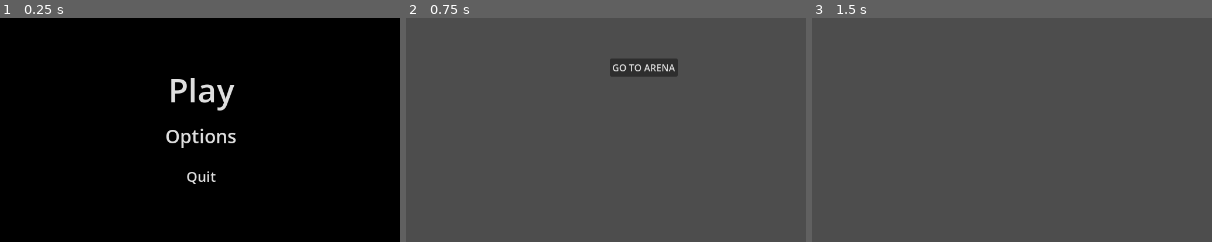
Above: before the commit, frames 1-3 (left to right).
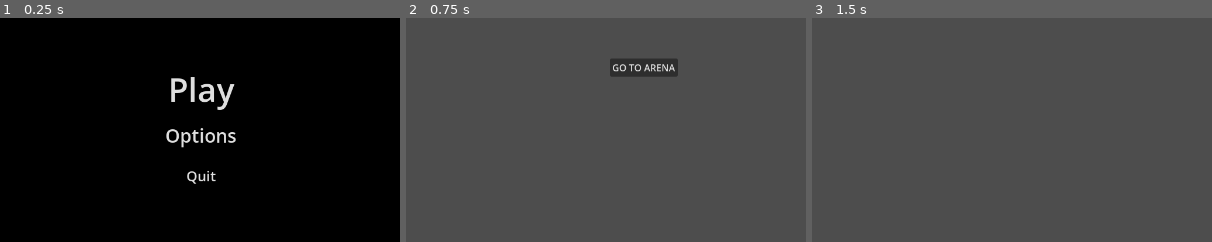
Above: after the commit, the same moments.

Repository: Pi3dra/GodotTemplate
Game: Godot game, scene res://Scenes/main.tscn
Same seed, same stepped clock (60 frames per second), same inputs: the game is played once before the commit and once after it.
Inputs:
- Up to frame 1 (0.25 s): no input
- Up to frame 2 (0.75 s): click "Play" at 0.5 s
- Up to frame 3 (1.5 s): click "GO TO ARENA" at 1.25 s
The pictures show only the part of the screen within x 25-75%, y 34-84%; the shares and areas given below are measured in that part.

The runs differ from the first frame. In frame 1, 0.7% of the frame differs, in the area x 41-59%, y 26-75%; in frame 2, nothing differs; in frame 3, nothing differs.

Commit message:
first draw of cookie ludopathy

Diff:
--- /dev/null
+++ b/Assets/Themes/ArenaTheme.tres
@@ -0,0 +1,68 @@
+[gd_resource type="Theme" load_steps=9 format=3 uid="uid://dadlocyhpxvuk"]
+
+[ext_resource type="Texture2D" uid="uid://bbmwn81f77iqu" path="res://Assets/Themes/UI assets (2x).png" id="1_gposl"]
+
+[sub_resource type="StyleBoxTexture" id="StyleBoxTexture_gposl"]
+texture = ExtResource("1_gposl")
+texture_margin_left = 18.0
+texture_margin_top = 18.0
+texture_margin_right = 18.0
+texture_margin_bottom = 18.0
+region_rect = Rect2(486, 6, 84, 84)
+
+[sub_resource type="StyleBoxEmpty" id="StyleBoxEmpty_vnygf"]
+
+[sub_resource type="StyleBoxTexture" id="StyleBoxTexture_iu3vn"]
+texture = ExtResource("1_gposl")
+texture_margin_left = 16.0
+texture_margin_top = 6.0
+texture_margin_right = 16.0
+texture_margin_bottom = 6.0
+expand_margin_left = 2.0
+expand_margin_top = 1.0
+expand_margin_right = 2.0
+expand_margin_bottom = 1.0
+region_rect = Rect2(96, 384, 96, 32)
+
+[sub_resource type="StyleBoxTexture" id="StyleBoxTexture_k558t"]
+texture = ExtResource("1_gposl")
+texture_margin_left = 14.0
+texture_margin_top = 4.0
+texture_margin_right = 14.0
+texture_margin_bottom = 6.0
+region_rect = Rect2(2, 386, 92, 30)
+
+[sub_resource type="StyleBoxTexture" id="StyleBoxTexture_vnygf"]
+texture = ExtResource("1_gposl")
+texture_margin_left = 14.0
+texture_margin_top = 4.0
+texture_margin_right = 14.0
+texture_margin_bottom = 6.0
+region_rect = Rect2(194, 386, 92, 30)
+
+[sub_resource type="StyleBoxTexture" id="StyleBoxTexture_86iin"]
+texture = ExtResource("1_gposl")
+texture_margin_left = 22.0
+texture_margin_top = 6.0
+texture_margin_right = 22.0
+texture_margin_bottom = 8.0
+region_rect = Rect2(194, 138, 92, 38)
+
+[sub_resource type="StyleBoxTexture" id="StyleBoxTexture_pvb1u"]
+texture = ExtResource("1_gposl")
+texture_margin_left = 18.0
+texture_margin_top = 18.0
+texture_margin_right = 18.0
+texture_margin_bottom = 16.0
+region_rect = Rect2(486, 6, 84, 84)
+
+[resource]
+BoxContainer/styles/normal = SubResource("StyleBoxTexture_gposl")
+Button/colors/font_hover_color = Color(0.729412, 0.72549, 0.745098, 1)
+Button/colors/font_pressed_color = Color(0.494118, 0.494118, 0.494118, 1)
+Button/styles/focus = SubResource("StyleBoxEmpty_vnygf")
+Button/styles/hover = SubResource("StyleBoxTexture_iu3vn")
+Button/styles/normal = SubResource("StyleBoxTexture_k558t")
+Button/styles/pressed = SubResource("StyleBoxTexture_vnygf")
+Label/styles/normal = SubResource("StyleBoxTexture_86iin")
+PanelContainer/styles/panel = SubResource("StyleBoxTexture_pvb1u")
--- a/Assets/Themes/ButtonTheme.tres
+++ /dev/null
@@ -1,9 +0,0 @@
-[gd_resource type="Theme" load_steps=2 format=3 uid="uid://dadlocyhpxvuk"]
-
-[sub_resource type="StyleBoxFlat" id="StyleBoxFlat_lqjpb"]
-bg_color = Color(0.6, 0.6, 0.6, 0)
-
-[resource]
-Button/colors/font_hover_color = Color(0.729412, 0.72549, 0.745098, 1)
-Button/colors/font_pressed_color = Color(0.494118, 0.494118, 0.494118, 1)
-Button/styles/focus = SubResource("StyleBoxFlat_lqjpb")
--- /dev/null
+++ b/Scenes/UI/arena_ui.gd
@@ -0,0 +1,66 @@
+extends Control
+
+var screen_size : Vector2
+var screen_middle : float
+
+@onready var flip_button: Button = $Flip
+var cookie_tscn : PackedScene = load("res://Scenes/UI/cookie.tscn")
+
+var cookie_instances : Array
+var selected_cookie
+
+# Called when the node enters the scene tree for the first time.
+func _ready() -> void:
+	screen_size = get_viewport().get_visible_rect().size
+	screen_middle = screen_size.x/2
+	pass # Replace with function body.
+
+func _draw() -> void:
+	var to = Vector2(screen_middle, 0)
+	var from = Vector2(screen_middle, screen_size.y)
+	draw_line(from, to, Color.WHITE,10 )
+
+# Called every frame. 'delta' is the elapsed time since the previous frame.
+func _process(_delta: float) -> void:
+	pass
+
+func _input(event: InputEvent) -> void:
+	if event is InputEventMouseButton:
+		if event.button_index == MOUSE_BUTTON_LEFT and event.pressed and selected_cookie != null:
+			selected_cookie.following = false
+			selected_cookie = null
+
+func _on_cookie_holder_instantiate_cookie(cookie: Variant) -> void:
+	var cookie_instance = cookie_tscn.instantiate()
+	cookie_instances.append(cookie_instance)
+	selected_cookie = cookie_instance
+	add_child(cookie_instance)
+
+func _on_button_pressed() -> void:
+	if flip_button.text == "Flip":
+		if cookie_instances.size() < 1:
+			return
+		flip_button.text = "Accept"
+		var correct_guesses : Array
+		var incorrect_guesses : Array
+		for cookie in cookie_instances:
+			var result = cookie.flip_coin(50)
+			# Left -> HEAD
+			if cookie.position.x < screen_middle:
+				if result == "HEAD":
+					correct_guesses.append(cookie)
+				else:
+					incorrect_guesses.append(cookie)
+			elif cookie.position.x > screen_middle:
+				if result == "TAIL":
+					correct_guesses.append(cookie)
+				else:
+					incorrect_guesses.append(cookie)
+		for cookie in incorrect_guesses:
+			cookie.make_red()
+
+	elif flip_button.text == "Accept":
+		for cookie in cookie_instances:
+			cookie.queue_free()
+		cookie_instances.clear()
+		flip_button.text = "Flip"
--- /dev/null
+++ b/Scenes/UI/arena_ui.tscn
@@ -0,0 +1,97 @@
+[gd_scene load_steps=6 format=3 uid="uid://dpnhc72tu6qee"]
+
+[ext_resource type="Script" uid="uid://ci1pj1mqdc2i5" path="res://Scenes/UI/arena_ui.gd" id="1_0jrm8"]
+[ext_resource type="Script" uid="uid://b2yp7yuei5lgc" path="res://Scenes/UI/cookie_holder.gd" id="2_y73w7"]
+[ext_resource type="Theme" uid="uid://dadlocyhpxvuk" path="res://Assets/Themes/ArenaTheme.tres" id="3_enddi"]
+[ext_resource type="Texture2D" uid="uid://cgds718bsy6sc" path="res://Assets/Sprites/Head.png" id="4_a7d03"]
+[ext_resource type="Texture2D" uid="uid://cqnbcwq2lqtos" path="res://Assets/Sprites/Tail.png" id="5_q6rnn"]
+
+[node name="ArenaUi" type="Control"]
+layout_mode = 3
+anchors_preset = 15
+anchor_right = 1.0
+anchor_bottom = 1.0
+grow_horizontal = 2
+grow_vertical = 2
+script = ExtResource("1_0jrm8")
+
+[node name="PanelContainer" type="PanelContainer" parent="."]
+layout_mode = 1
+anchors_preset = 5
+anchor_left = 0.5
+anchor_right = 0.5
+offset_left = -204.438
+offset_right = 204.438
+offset_bottom = 64.0
+grow_horizontal = 2
+theme = ExtResource("3_enddi")
+
+[node name="CookieHolder" type="BoxContainer" parent="PanelContainer"]
+layout_mode = 2
+theme = ExtResource("3_enddi")
+alignment = 1
+script = ExtResource("2_y73w7")
+
+[node name="Flip" type="Button" parent="."]
+layout_mode = 1
+anchors_preset = 7
+anchor_left = 0.5
+anchor_top = 1.0
+anchor_right = 0.5
+anchor_bottom = 1.0
+offset_left = -63.0
+offset_top = -53.0
+offset_right = 65.0
+grow_horizontal = 2
+grow_vertical = 0
+theme = ExtResource("3_enddi")
+text = "Flip"
+
+[node name="HBoxContainer" type="HBoxContainer" parent="."]
+layout_mode = 1
+anchors_preset = -1
+anchor_left = 0.203
+anchor_top = 0.107
+anchor_right = 0.297
+anchor_bottom = 0.159
+offset_left = -0.298004
+offset_top = -0.17601
+offset_right = 0.297974
+offset_bottom = -0.112007
+
+[node name="Heads" type="Label" parent="HBoxContainer"]
+layout_mode = 2
+theme = ExtResource("3_enddi")
+text = "Heads"
+horizontal_alignment = 1
+vertical_alignment = 1
+
+[node name="TextureRect" type="TextureRect" parent="HBoxContainer"]
+layout_mode = 2
+texture = ExtResource("4_a7d03")
+
+[node name="HBoxContainer2" type="HBoxContainer" parent="."]
+layout_mode = 2
+anchor_left = 0.703
+anchor_top = 0.107
+anchor_right = 0.798
+anchor_bottom = 0.159
+offset_left = 0.201965
+offset_top = -0.17601
+offset_right = -0.567993
+offset_bottom = -0.112007
+
+[node name="Tails" type="Label" parent="HBoxContainer2"]
+layout_mode = 2
+size_flags_horizontal = 3
+theme = ExtResource("3_enddi")
+text = "Tails"
+horizontal_alignment = 1
+vertical_alignment = 1
+
+[node name="TextureRect" type="TextureRect" parent="HBoxContainer2"]
+layout_mode = 2
+texture = ExtResource("5_q6rnn")
+
+[connection signal="instantiate_cookie" from="PanelContainer/CookieHolder" to="." method="_on_cookie_holder_instantiate_cookie"]
+[connection signal="pressed" from="Flip" to="." method="_on_button_pressed"]
--- /dev/null
+++ b/Scenes/UI/cookie.tscn
@@ -0,0 +1,23 @@
+[gd_scene load_steps=3 format=3 uid="uid://b5dekwm16iqx0"]
+
+[ext_resource type="Script" uid="uid://dqknjoplpupkk" path="res://Scripts/UI/following_cookie.gd" id="1_nelwp"]
+[ext_resource type="Texture2D" uid="uid://cgds718bsy6sc" path="res://Assets/Sprites/Head.png" id="2_86uf8"]
+
+[node name="Cookie" type="Control"]
+layout_mode = 3
+anchor_right = 0.023
+anchor_bottom = 0.042
+offset_right = 0.581997
+offset_bottom = -0.256004
+script = ExtResource("1_nelwp")
+
+[node name="shadow" type="TextureRect" parent="."]
+layout_mode = 0
+offset_right = 40.0
+offset_bottom = 40.0
+
+[node name="cookie_texture" type="TextureRect" parent="."]
+layout_mode = 0
+offset_right = 40.0
+offset_bottom = 40.0
+texture = ExtResource("2_86uf8")
--- /dev/null
+++ b/Scenes/UI/cookie_holder.gd
@@ -0,0 +1,27 @@
+extends BoxContainer
+
+# TODO make the parent do this
+func _ready():
+	for i in range(5):
+		var btn = Button.new()
+		#btn.text = "c"
+		btn.expand_icon = false
+		#btn.rect_min_size = Vector2(32, 32)
+
+		# Create a StyleBoxTexture and assign the image
+		var style = StyleBoxTexture.new()
+		btn.icon = load("res://Assets/Sprites/Head.png")
+
+
+		# Apply StyleBox to normal, pressed, and hover states
+		btn.add_theme_stylebox_override("normal", style)
+		btn.add_theme_stylebox_override("pressed", style)
+		btn.add_theme_stylebox_override("hover", style)
+		add_child(btn)  # the BoxContainer will place it automatically
+		btn.pressed.connect(_on_button_pressed.bind(btn))
+
+func _on_button_pressed(btn):
+	btn.queue_free()
+	emit_signal("instantiate_cookie", btn.text)
+
+signal instantiate_cookie(cookie)
--- a/Scenes/UI/menu.tscn
+++ b/Scenes/UI/menu.tscn
@@ -1,6 +1,6 @@
 [gd_scene load_steps=3 format=3 uid="uid://tcsmvgvcigkk"]
 
-[ext_resource type="Theme" uid="uid://dadlocyhpxvuk" path="res://Assets/Themes/ButtonTheme.tres" id="1_nhmg3"]
+[ext_resource type="Theme" uid="uid://dadlocyhpxvuk" path="res://Assets/Themes/ArenaTheme.tres" id="1_nhmg3"]
 [ext_resource type="Script" uid="uid://c45x8bahnhe8d" path="res://Scripts/UI/menu/menu.gd" id="1_uk6bn"]
 
 [node name="Menu" type="Control" node_paths=PackedStringArray("play", "options", "quit")]
--- a/Scenes/UI/option.tscn
+++ b/Scenes/UI/option.tscn
@@ -1,7 +1,7 @@
 [gd_scene load_steps=6 format=3 uid="uid://s0d8plmcaf7v"]
 
 [ext_resource type="Script" uid="uid://bw7fg3fcujly4" path="res://Scripts/UI/option.gd" id="1_yadgh"]
-[ext_resource type="Theme" uid="uid://dadlocyhpxvuk" path="res://Assets/Themes/ButtonTheme.tres" id="2_gg3nq"]
+[ext_resource type="Theme" uid="uid://dadlocyhpxvuk" path="res://Assets/Themes/ArenaTheme.tres" id="2_gg3nq"]
 [ext_resource type="Script" uid="uid://cdah2jeqcynsc" path="res://Scripts/UI/menu/sfx_slider.gd" id="3_kmpyr"]
 [ext_resource type="Script" uid="uid://6nmskgkaogla" path="res://Scripts/UI/menu/music_slider.gd" id="4_ebb6k"]
 [ext_resource type="Script" uid="uid://ehsyl8sj7f0l" path="res://Scripts/UI/menu/master_slider.gd" id="5_l32uo"]
--- /dev/null
+++ b/Scripts/CookieClass.gd
@@ -0,0 +1,7 @@
+class_name Cookie
+var id
+var description
+
+func init(pId, pDescription):
+	id = pId
+	description = pDescription
--- /dev/null
+++ b/Scripts/UI/following_cookie.gd
@@ -0,0 +1,65 @@
+extends Control
+
+var following := true
+var color := Color.WHITE
+var state : String
+
+var up_tween
+var flip_tween
+
+@onready var texture_rect = $cookie_texture
+
+var tail_texture = preload("res://Assets/Sprites/Head.png")
+var head_texture = preload("res://Assets/Sprites/Tail.png")
+var shadow_texture = preload("res://Assets/Sprites/cookie_shadow.png")
+
+func _ready():
+	$shadow.texture = shadow_texture
+
+func _process(delta: float) -> void:
+	if following:
+		var mouse_pos = get_global_mouse_position()
+		var new_pos = Vector2(mouse_pos.x - 16, mouse_pos.y - 16)
+		position = new_pos
+
+
+func flip_coin(npercent: int) -> String:
+	# Clamp to 0–100 just in case
+	npercent = clamp(npercent, 0, 100)
+
+	var roll = randi() % 100 + 1
+	if roll <= npercent:
+		color = Color.RED
+		state = "HEAD"
+	else:
+		state = "TAIL"
+
+	flip_tween = get_tree().create_tween()
+	up_tween = get_tree().create_tween()
+	up_tween.set_ease(Tween.EASE_OUT_IN)
+	up_tween.set_trans(Tween.TRANS_CUBIC)
+
+	up_tween.tween_property(texture_rect, "position:y", texture_rect.position.y - 126, 0.02*10 )
+	var duration = 0.02
+	for i in range(5):
+		flip_tween.tween_property(texture_rect, "scale:y", 0, duration)
+		flip_tween.tween_callback(Callable(self, "_swap_side"))
+		flip_tween.tween_property(texture_rect, "scale:y", 1, duration)
+		duration += 0.02
+	up_tween.tween_property(texture_rect, "position:y", texture_rect.position.y, 0.02*10 )
+	if state == "HEAD":
+		texture_rect.texture = head_texture
+	elif state == "TAIL":
+		texture_rect.texture = tail_texture
+
+	return state
+
+func make_red():
+	await flip_tween.finished
+	texture_rect.modulate = Color(1, 0, 0, 1)
+
+func _swap_side():
+	if texture_rect.texture == tail_texture:
+		texture_rect.texture = head_texture
+	elif texture_rect.texture == head_texture:
+		texture_rect.texture = tail_texture
--- a/project.godot
+++ b/project.godot
@@ -30,5 +30,6 @@
 
 [rendering]
 
+textures/canvas_textures/default_texture_filter=0
 renderer/rendering_method="gl_compatibility"
 renderer/rendering_method.mobile="gl_compatibility"
Binary file added: Assets/Sprites/Head.png
Not shown, added: Assets/Sprites/Head.png.import
Binary file added: Assets/Sprites/Tail.png
Not shown, added: Assets/Sprites/Tail.png.import
Binary file added: Assets/Sprites/cookie_shadow.png
Not shown, added: Assets/Sprites/cookie_shadow.png.import
Binary file added: Assets/Themes/UI assets (2x).png
Not shown, added: Assets/Themes/UI assets (2x).png.import
Not shown, added: Scenes/UI/arena_ui.gd.uid
Not shown, added: Scenes/UI/cookie_holder.gd.uid
Not shown, added: Scripts/CookieClass.gd.uid
Not shown, added: Scripts/UI/following_cookie.gd.uid
